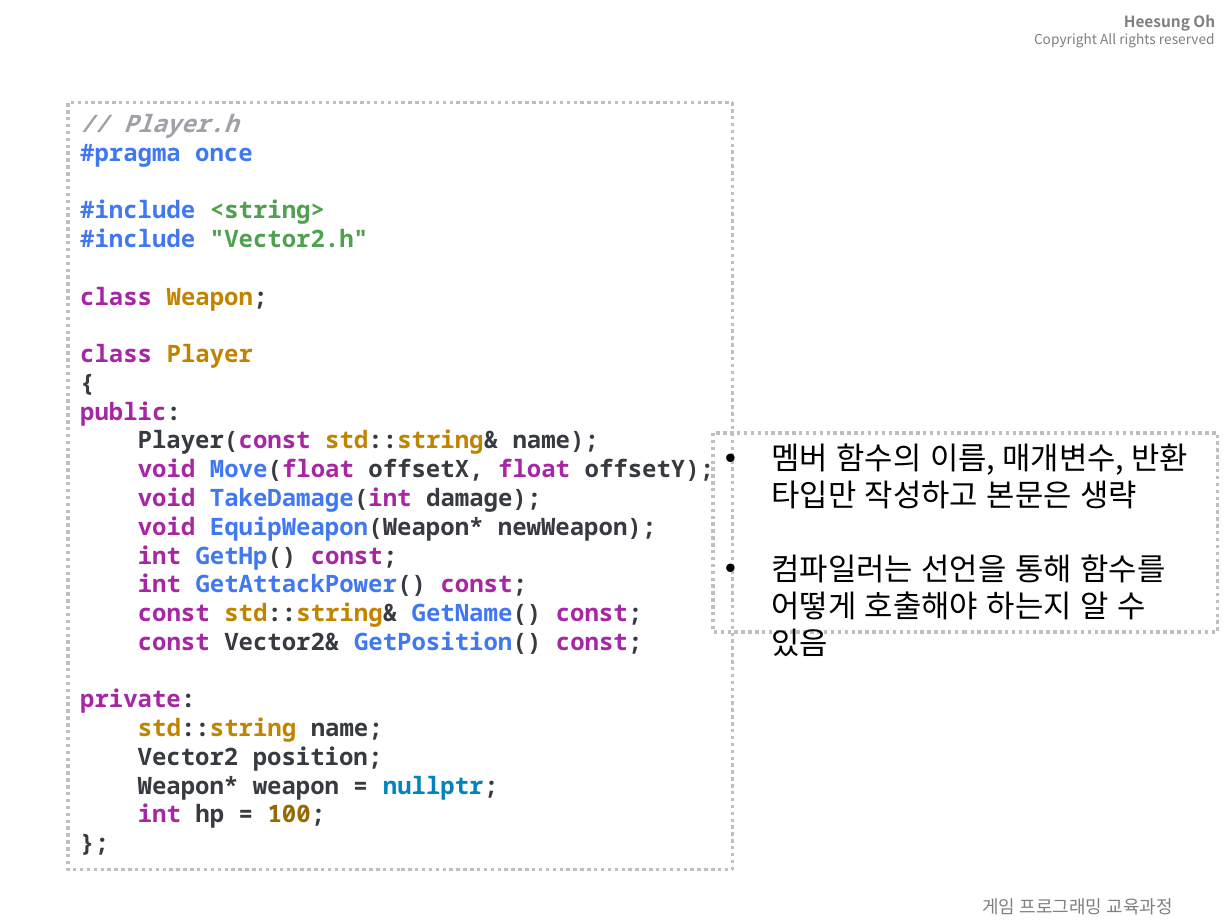
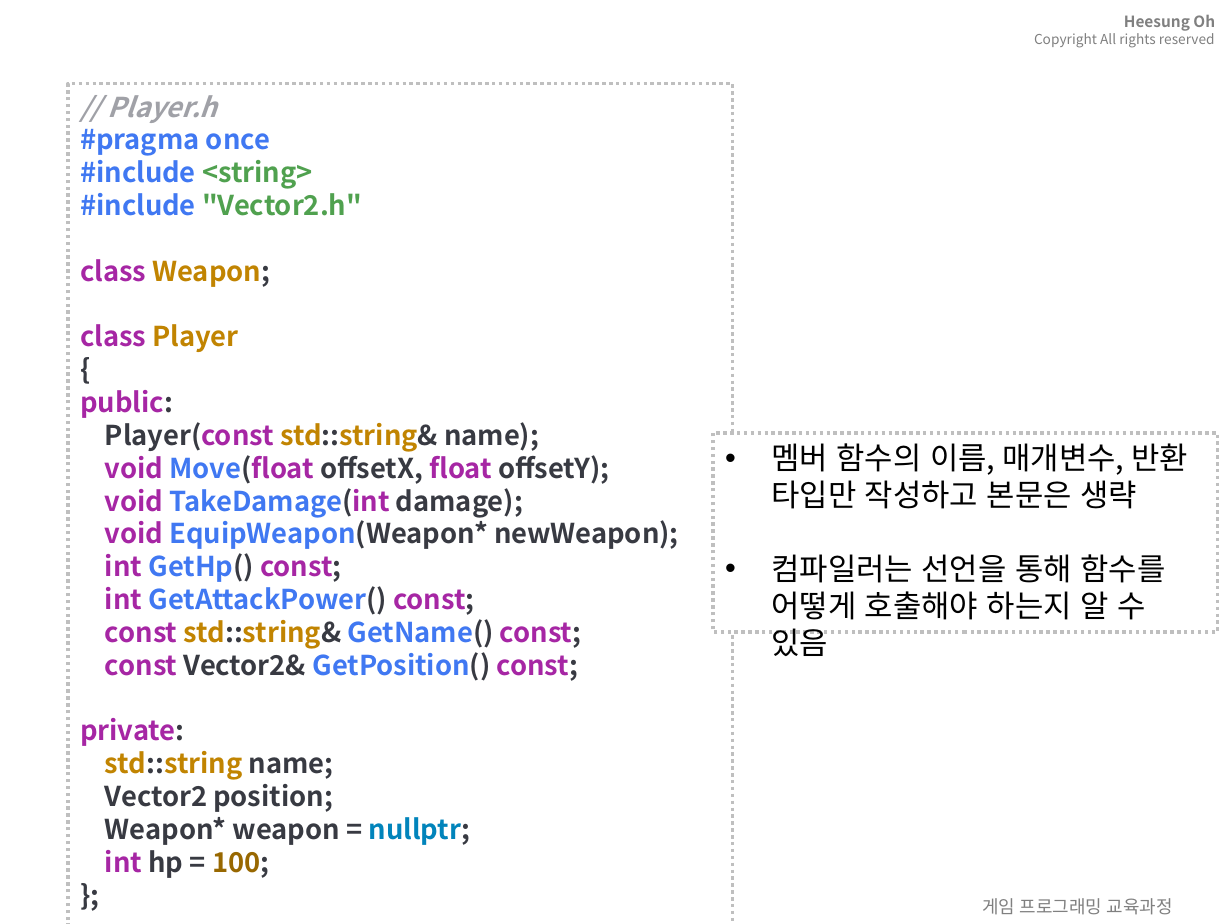
Before and after one commit to 3dapi/bs02_cpp, a slide deck: slide 49 of doc/ppt/03.ClassAndObject.pptx. Drawn at 1232x924 pixels with LibreOffice and Linux fonts; fonts in the diff are those of the drawing; background and template pictures are left out. Boxes give left, top, right and bottom in pixels: in the first picture for what was removed or moved away, otherwise in the second. Text is boxed around its words. In the diff, an @@ line names an element or a change of style, - is before the commit and + after.

```diff
--- a/doc/ppt/03.ClassAndObject.pptx
+++ b/doc/ppt/03.ClassAndObject.pptx
@@ rectangle "// Player.h #pragma once #include ...": place and size @@
-rectangle "// Player.h #pragma once #include ..." at box(68, 102, 732, 870)
+rectangle "// Player.h #pragma once #include ..." at box(68, 84, 732, 924)
@@ text in rectangle at box(80, 95, 679, 878): text changed; size 14 to 16 pt; font Noto Sans Mono to Noto Sans CJK KR @@
-// Player.h
-#pragma once
-#include <string>
-#include "Vector2.h"
-class Weapon;
-class Player
-{
-public:
-Player(const std::string& name);
-void Move(float offsetX, float offsetY);
-void TakeDamage(int damage);
-void EquipWeapon(Weapon* newWeapon);
-int GetHp() const;
-int GetAttackPower() const;
-const std::string& GetName() const;
-const Vector2& GetPosition() const;
-private:
-std::string name;
-Vector2 position;
-Weapon* weapon = nullptr;
-int hp = 100;
-};
+// Player.h
+#pragma once
+#include <string>
+#include "Vector2.h"
+class Weapon;
+class Player
+{
+public:
+Player(const std::string& name);
+void Move(float offsetX, float offsetY);
+void TakeDamage(int damage);
+void EquipWeapon(Weapon* newWeapon);
+int GetHp() const;
+int GetAttackPower() const;
+const std::string& GetName() const;
+const Vector2& GetPosition() const;
+private:
+std::string name;
+Vector2 position;
+Weapon* weapon = nullptr;
+int hp = 100;
+};
@@ rectangle "멤버 함수의 이름, 매개변수, 반환 ..." at box(713, 432, 1217, 632): fill none to #FFFFFF @@
```
Also in this commit, not shown: 4 other slides changed, 28 other files.
